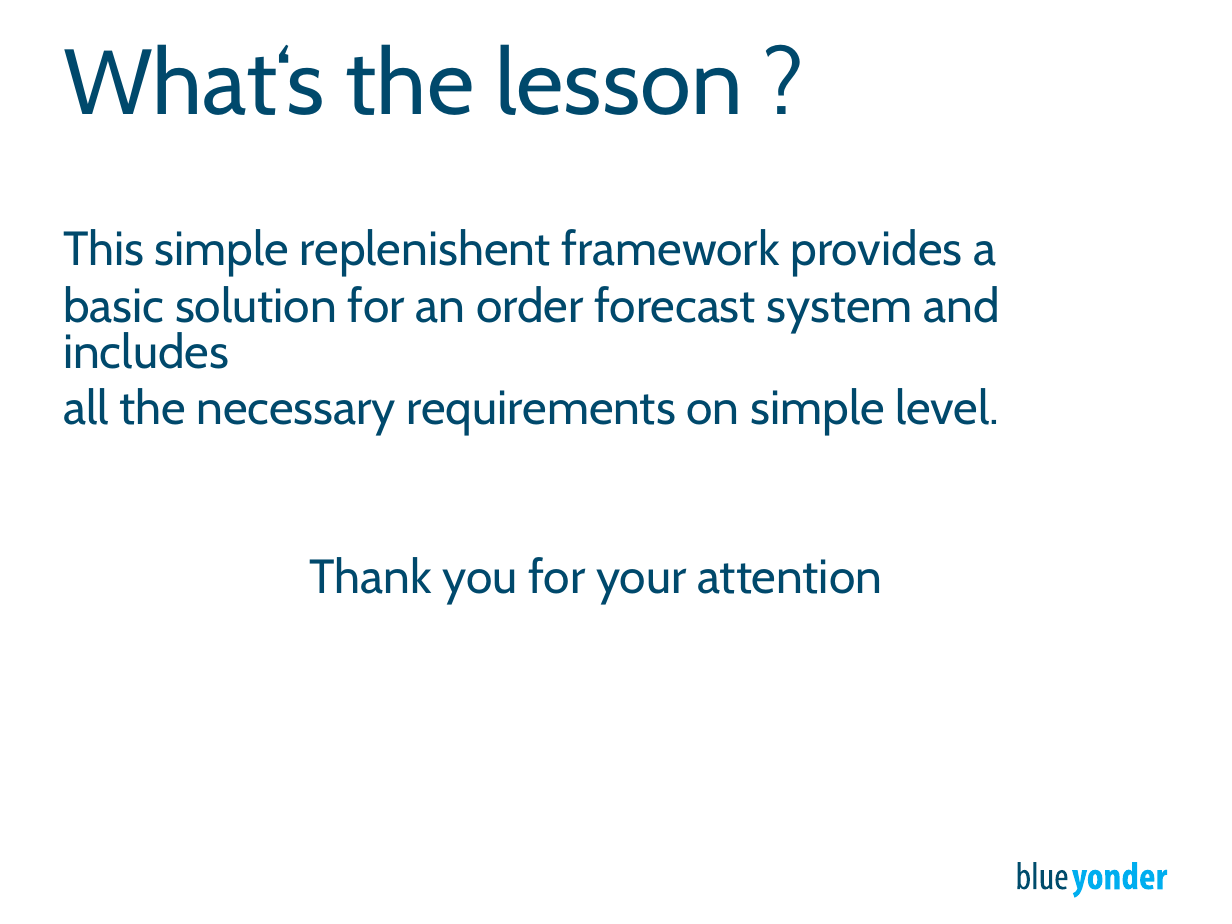
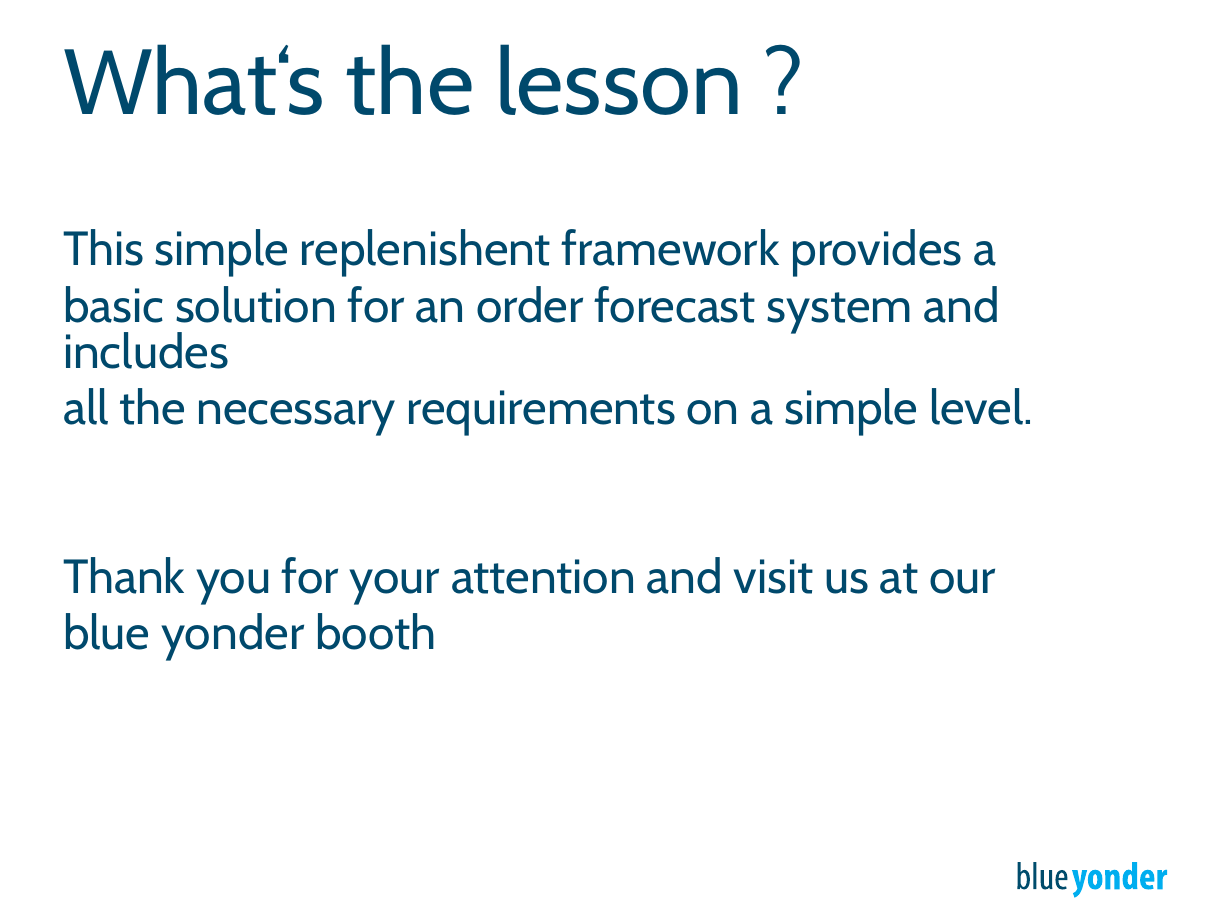
Before and after one commit to philippmack/europython2015-pmack, a slide deck: slide 20 of presentation/euro_python_pmack_2015_final_draft3.pptx. Drawn at 1232x924 pixels with LibreOffice and Linux fonts; fonts in the diff are those of the drawing. Boxes give left, top, right and bottom in pixels: in the first picture for what was removed or moved away, otherwise in the second. Text is boxed around its words. In the diff, an @@ line names an element or a change of style, - is before the commit and + after.

```diff
--- a/presentation/euro_python_pmack_2015_final_draft3.pptx
+++ b/presentation/euro_python_pmack_2015_final_draft3.pptx
@@ text at <box>63,388,1033,661</box>: text changed @@
-all the necessary requirements on simple level.
-Thank you for your attention
+all the necessary requirements on a simple level.
+Thank you for your attention and visit us at our
+blue yonder booth
```
Also in this commit, not shown: 5 other slides changed, 1 other file.
